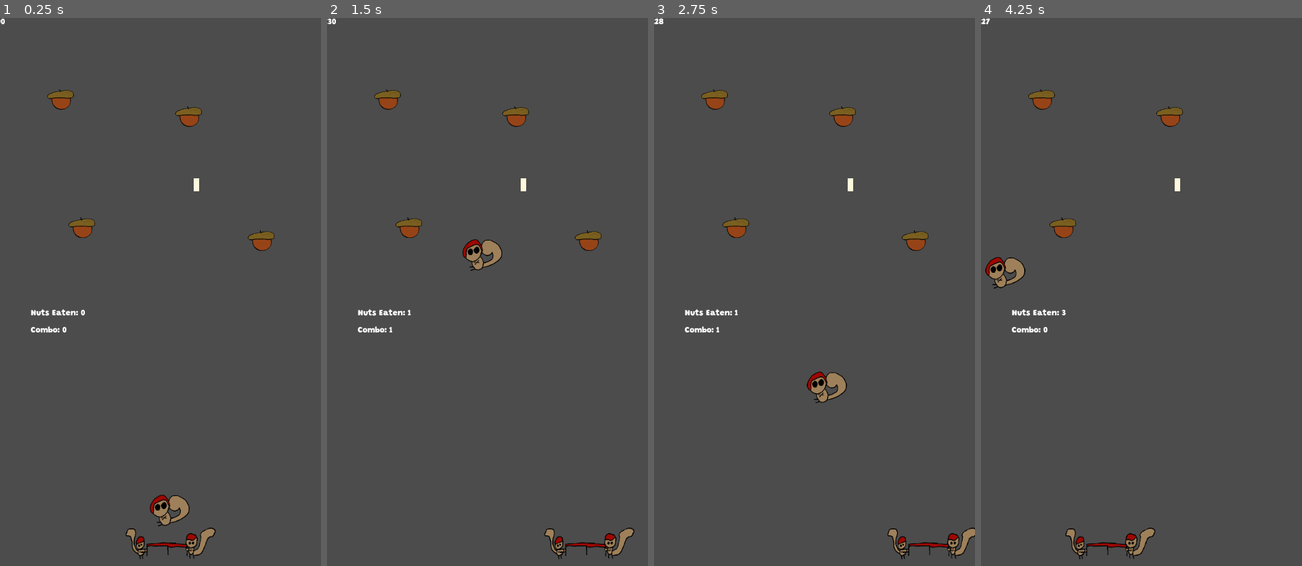
Above: before the commit, frames 1-4 (left to right).
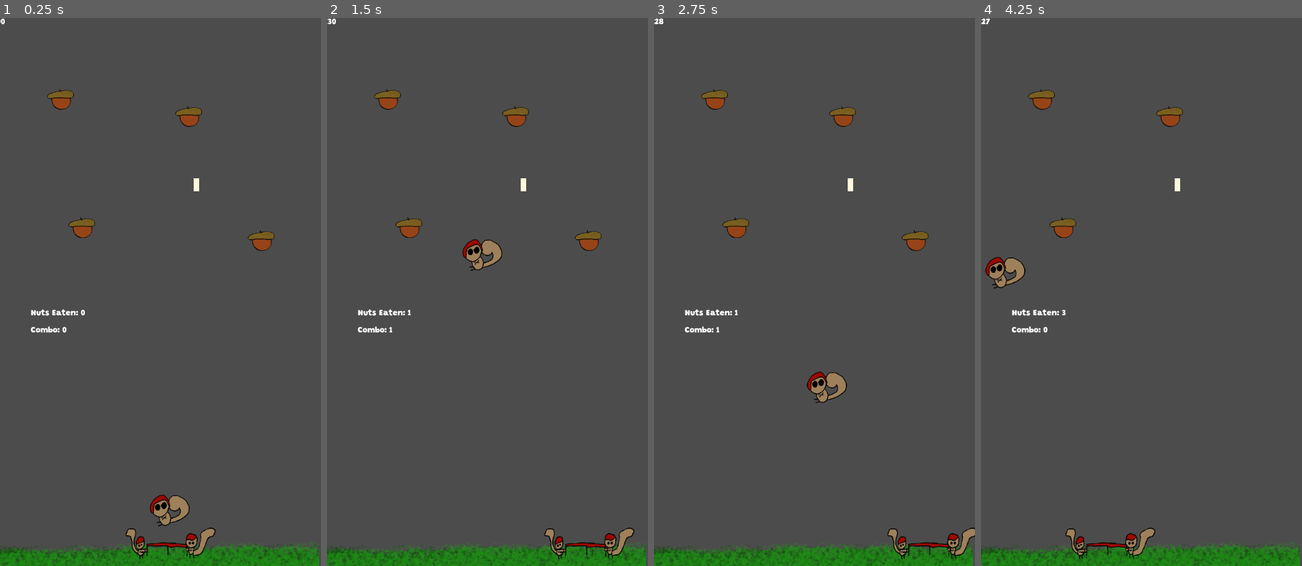
Above: after the commit, the same moments.

Repository: the-g-force/FamJam-September2020
Game: Godot game, scene res://src/TestLevel.tscn
Same seed, same stepped clock (60 frames per second), same inputs: the game is played once before the commit and once after it.
Inputs (mouse positions are in pixels of both pictures, inside the frame that each line leads up to):
- Up to frame 1 (0.25 s): no input
- Up to frame 2 (1.5 s): tap Enter at 0.5 s; move the mouse to (558, 264) at 0.52 s; hold D (move_right) 0.53-1.28 s; click (558, 264) at 0.67 s; move the mouse to (423, 319) at 1.27 s; hold A (move_left) from 1.28 s (still down)
- Up to frame 3 (2.75 s): move the mouse to (846, 171) at 2.02 s; release A (move_left) at 2.03 s; hold D (move_right) from 2.03 s (still down)
- Up to frame 4 (4.25 s): move the mouse to (1125, 401) at 2.77 s; click (1125, 401) at 2.92 s; move the mouse to (1237, 374) at 3.52 s; release D (move_right) at 3.53 s; hold A (move_left) from 3.53 s (still down)

The runs differ from the first frame. In frame 1, 3.2% of the frame differs, in the area x 0-100%, y 95-100%; in frame 2, 3.1%; in frame 3, 3.1%; in frame 4, 3.2%.

Commit message:
Add grass to level

Diff:
--- a/project/src/TestLevel.tscn
+++ b/project/src/TestLevel.tscn
@@ -6,6 +6,7 @@
 [ext_resource path="res://src/TestLevel.gd" type="Script" id=4]
 [ext_resource path="res://src/Birdfeeder.tscn" type="PackedScene" id=5]
 [ext_resource path="res://src/Grandstander.tres" type="DynamicFont" id=6]
+[ext_resource path="res://assets/grass.png" type="Texture" id=7]
 
 [sub_resource type="RectangleShape2D" id=1]
 extents = Vector2( 23.6311, 568 )
@@ -110,5 +111,10 @@
 __meta__ = {
 "_edit_use_anchors_": false
 }
+
+[node name="grass" type="Sprite" parent="."]
+position = Vector2( 296, 1024 )
+z_index = -2
+texture = ExtResource( 7 )
 [connection signal="reset_combo" from="Squirrel" to="." method="_on_Squirrel_reset_combo"]
 [connection signal="timeout" from="GameTimer" to="." method="_on_GameTimer_timeout"]
Binary file changed: project/assets/grass.png
Not shown: 1 places in project/src/TestLevel.tscn that only renumber resources
